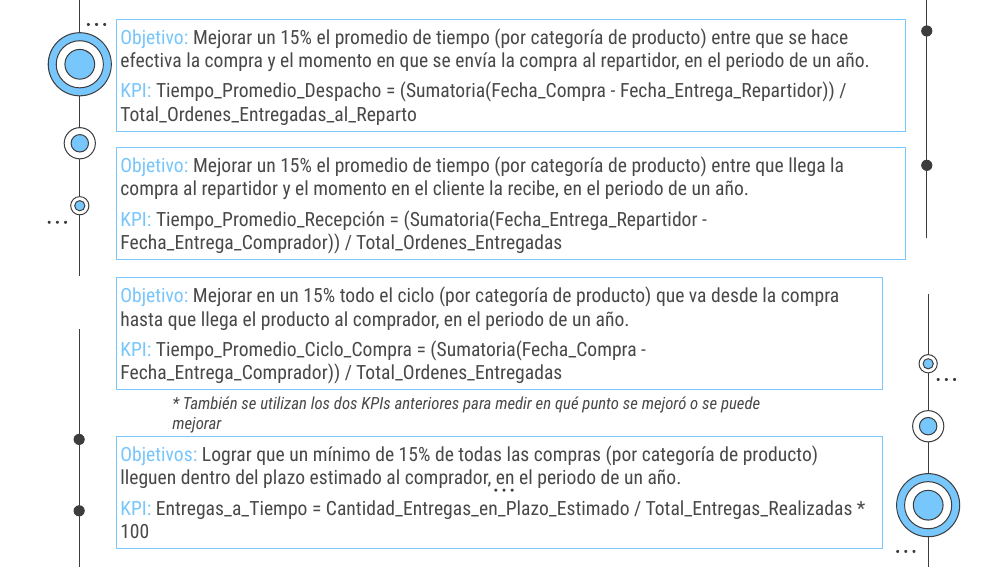
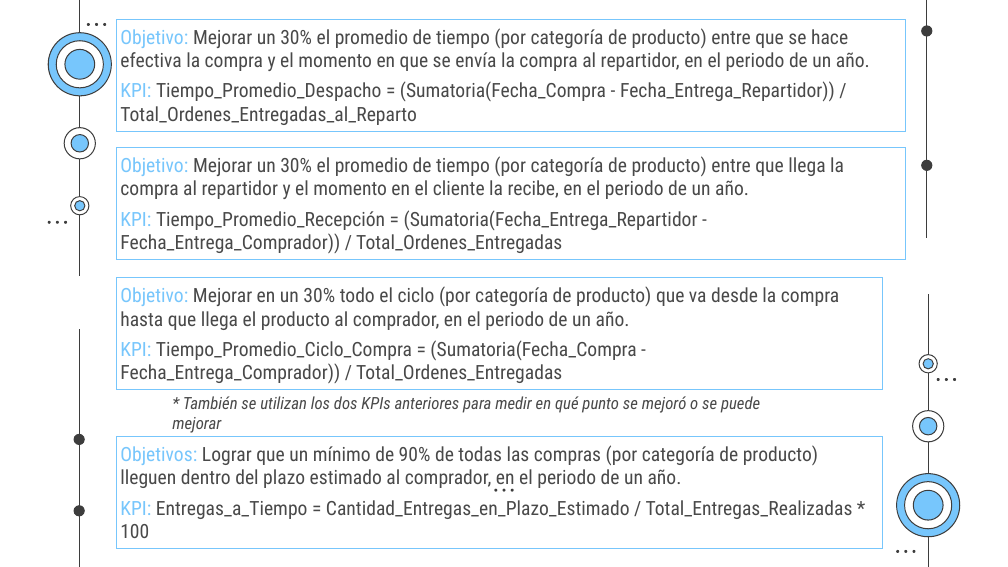
Before and after one commit to ronalcabrera/PG_Olist, a slide deck: slide 15 of Semana1/DEMO Semana1.pptx (slide 17 before the commit). Drawn at 1008x567 pixels with LibreOffice and Linux fonts; fonts in the diff are those of the drawing. Boxes give left, top, right and bottom in pixels: in the first picture for what was removed or moved away, otherwise in the second. Text is boxed around its words. In the diff, an @@ line names an element or a change of style, - is before the commit and + after.

```diff
--- a/Semana1/DEMO Semana1.pptx
+++ b/Semana1/DEMO Semana1.pptx
@@ text in rectangle at bbox=[120, 28, 870, 71]: text changed @@
-Objetivo: Mejorar un 15% el promedio de tiempo (por categoría de producto) entre que se hace efectiva la compra y el momento en que se envía la compra al repartidor, en el periodo de un año.
+Objetivo: Mejorar un 30% el promedio de tiempo (por categoría de producto) entre que se hace efectiva la compra y el momento en que se envía la compra al repartidor, en el periodo de un año.
@@ text in rectangle at bbox=[120, 156, 844, 199]: text changed @@
-Objetivo: Mejorar un 15% el promedio de tiempo (por categoría de producto) entre que llega la compra al repartidor y el momento en el cliente la recibe, en el periodo de un año.
+Objetivo: Mejorar un 30% el promedio de tiempo (por categoría de producto) entre que llega la compra al repartidor y el momento en el cliente la recibe, en el periodo de un año.
@@ text in rectangle at bbox=[120, 286, 839, 330]: text changed @@
-Objetivo: Mejorar en un 15% todo el ciclo (por categoría de producto) que va desde la compra hasta que llega el producto al comprador, en el periodo de un año.
+Objetivo: Mejorar en un 30% todo el ciclo (por categoría de producto) que va desde la compra hasta que llega el producto al comprador, en el periodo de un año.
@@ text in rectangle at bbox=[120, 445, 818, 490]: text changed @@
-Objetivos: Lograr que un mínimo de 15% de todas las compras (por categoría de producto) lleguen dentro del plazo estimado al comprador, en el periodo de un año.
+Objetivos: Lograr que un mínimo de 90% de todas las compras (por categoría de producto) lleguen dentro del plazo estimado al comprador, en el periodo de un año.
```
Also in this commit, not shown: 5 other slides changed, 1 other file.
